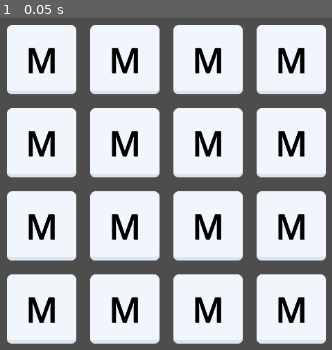
Above: before the commit, frame 1.
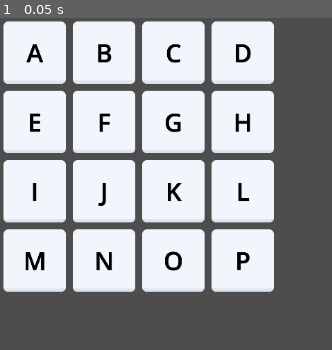
Above: after the commit, the same moment.

Repository: MarcoRizz/quadrati
Game: Godot game, scene res://main.tscn
The game is run twice, just before and just after one commit, with the same random seed, the same clock (stepped at 60 frames per second) and the same inputs.
Inputs:
- Up to frame 1 (0.05 s): no input

The runs differ from the first frame. In frame 1, 56% of the frame differs, in the area x 0-99%, y 0-99%.

Commit message:
lettura json e assegnazione lettera

Diff:
--- /dev/null
+++ b/daily_map.json
@@ -0,0 +1,34 @@
+{
+  "today": {
+	"grid": [
+	  ["A", "B", "C", "D"],
+	  ["E", "F", "G", "H"],
+	  ["I", "J", "K", "L"],
+	  ["M", "N", "O", "P"]
+	],
+	"n_words": 5,
+	"words": [
+	  "stocazzo",
+	  "pippo",
+	  "giovanni",
+	  "francesco",
+	  "gianfrancesco"
+	]
+  },
+  "yesterday": {
+	"grid": [
+	  ["A", "B", "C", "D"],
+	  ["E", "F", "G", "H"],
+	  ["I", "J", "K", "L"],
+	  ["M", "N", "O", "P"]
+	],
+	"n_words": 5,
+	"words": [
+	  "stocazzo",
+	  "pippo",
+	  "giovanni",
+	  "francesco",
+	  "gianfrancesco"
+	]
+  }
+}
--- a/grid.gd
+++ b/grid.gd
@@ -1,10 +1,12 @@
 extends Node2D
 
 const node_tile = preload("res://tile.tscn")
-const tile_size := 100.0
-const tile_spacing := 20.0
+const tile_size := 90.0
+const tile_spacing := 10.0
 
 const grid_size := 4
+
+#node_tile.scale.x = tile_size / node_tile.texture.get_width()
 
 # Called when the node enters the scene tree for the first time.
 func _ready() -> void:
@@ -16,9 +18,23 @@
 	pass
 
 func generate_grid():
+	#leggo il file json di oggi
+	var file = "res://daily_map.json"
+	var json_as_text = FileAccess.get_file_as_string(file)
+	var json_as_dict = JSON.parse_string(json_as_text)
+
+	#serve un controllo sulla corretta costruzione del file json_as_dict
+
+	#posiziono le tile
 	for x in range(grid_size):
-		#var tile_coordinates := Vector2.ZERO
 		for y in range(grid_size):
 			var tile = node_tile.instantiate()
 			add_child(tile)
+			#ridimensiono in un tile_size x tile_size e posiziono
+			tile.scale.x = tile_size / tile.texture.get_width()
+			tile.scale.y = tile_size / tile.texture.get_height()
 			tile.position = Vector2((tile_size + tile_spacing) * x + tile_spacing / 2, (tile_size + tile_spacing) * y + tile_spacing / 2)
+
+			#assegno le lettere
+			var letter_obj = tile.get_child(0)
+			letter_obj.text = json_as_dict.today.grid[y][x]
--- a/tile.tscn
+++ b/tile.tscn
@@ -29,7 +29,7 @@
 offset_bottom = 250.0
 theme_override_colors/font_color = Color(0, 0, 0, 1)
 theme_override_colors/font_shadow_color = Color(0, 0, 0, 1)
-theme_override_font_sizes/font_size = 125
+theme_override_font_sizes/font_size = 100
 text = "M"
 horizontal_alignment = 1
 vertical_alignment = 1
